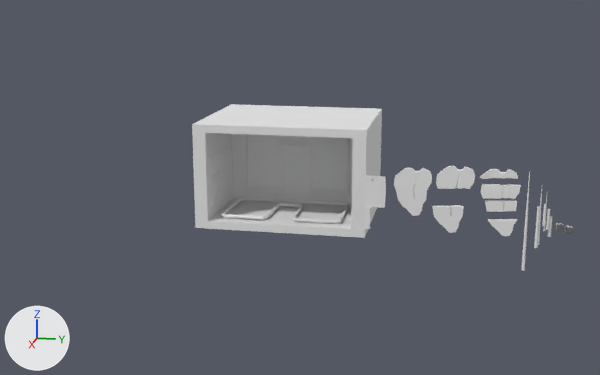
A saved change to the Blender file meshes/steakLevels.blend.
Camera for both pictures: a 50 mm camera at (104.3, 3.9, 31.6) aimed at (-8.9, -18.8, 3.3). The axes (+X, +Y, +Z) are drawn at lower left. The lights are the same throughout.

Script lines for the objects in view, before the commit:
```python
me_knife = bpy.data.meshes.new('Knife')
me_knife.from_pydata(...)  # 148 vertices, 146 faces; spans x -0.18..0.18, y -0.67..2.0, z -3.44..3.67
me_knife.materials.append(mat_initialshadinggroup)  # white #e7e7e7
me_oven = bpy.data.meshes.new('oven')
me_oven.from_pydata(...)  # 1683 vertices, 1650 faces; spans x -13.1..6.7, y -11.9..12.2, z -8.4..6.4
me_oven.materials.append(mat_initialshadinggroup_001)  # white #e7e7e7
me_steak1a = bpy.data.meshes.new('steak1a')
me_steak1a.from_pydata(...)  # 116 vertices, 105 faces; spans x -0.32..0.32, y -2.64..2.18, z -1.66..1.26
me_steak1a.materials.append(mat_initialshadinggroup_003)  # white #e7e7e7
ob_knife = bpy.data.objects.new('Knife', me_knife)
ob_knife.location = (0.4, -7.7, 3.9)
ob_oven = bpy.data.objects.new('oven', me_oven)
ob_oven.location = (-10.7, -21.0, 6.3)
ob_steak1a = bpy.data.objects.new('steak1a', me_steak1a)
ob_steak1a.location = (-0.4, 3.3, 7.8)
# also in view: 'steak2b' at (-0.4, 8.7, 6.3); 'steak' at (-0.4, -2.3, 5.5); 'steak1b' at (-0.4, 2.2, 2.2)
```
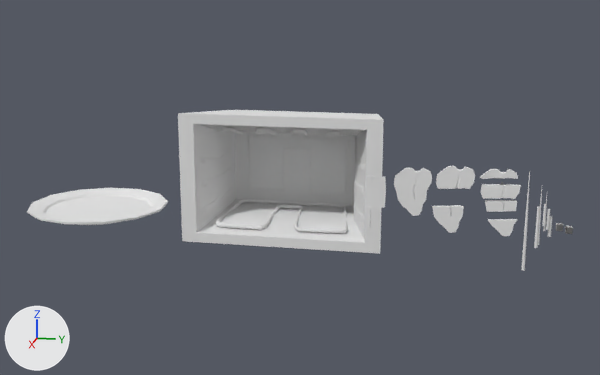
Commit message: slightly updated look for the oven level

Changed parts and their boxes [x1, y1, x2, y2] in the pictures (600 x 375 px):
'oven', reshaped, moved (8% wider, 7% taller): before [192, 104, 382, 238]; after [178, 110, 384, 254]
'Plate', added: after [27, 188, 168, 225]

The change in detail:
Material 'initialShadingGroup.018' (mat_initialshadinggroup_018) is new.
Its base color is (0.8, 0.8, 0.8) (white #e7e7e7).
me_oven is used by ob_oven; location (-10.7, -21.0, 6.3).
me_oven had 1683 vertices, 1650 faces and spanned x -13.1..6.7, y -11.9..12.2, z -8.4..6.4.
me_oven now has 1683 vertices, 1650 faces and spans x -12.6..6.4, y -14.1..14.4, z -10.3..8.2.
me_oven part 1: 1683 of 1683 vertices moved; they spanned x -13.1..6.7, y -11.9..12.2, z -8.4..6.4 and now span x -12.6..6.4, y -14.1..14.4, z -10.3..8.2; mean shift (0.0, 0.0, 0.0); largest move (6.7, 12.2, 6.4) -> (6.4, 14.4, 8.2).
Mesh me_plate is new.
It has 93 vertices, 104 faces and spans x -13.9..5.6, y -9.9..9.8, z 0.0..1.5.
It uses material mat_initialshadinggroup_018 (white #e7e7e7).
Object 'oven' (ob_oven) moves from (-10.7, -21.0, 6.3) to (-10.8, -21.0, 5.9).
Object 'Plate' (ob_plate) is new; it shows me_plate.
Its location is (0.0, -47.5, -0.9).
